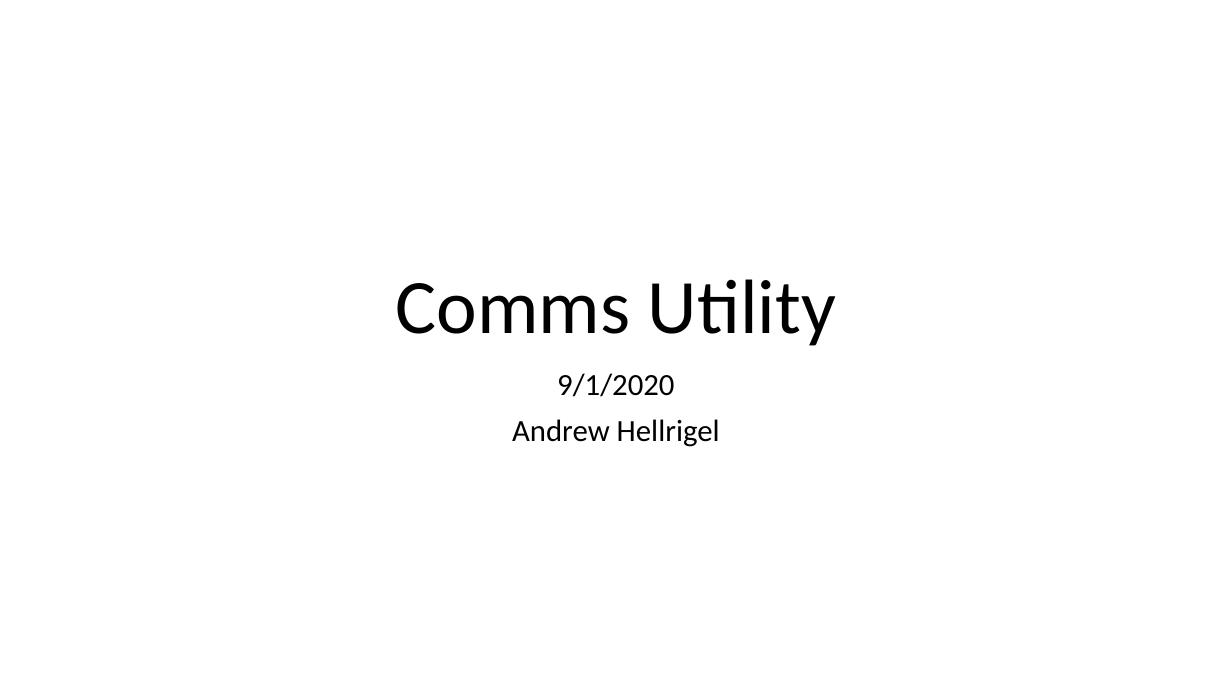
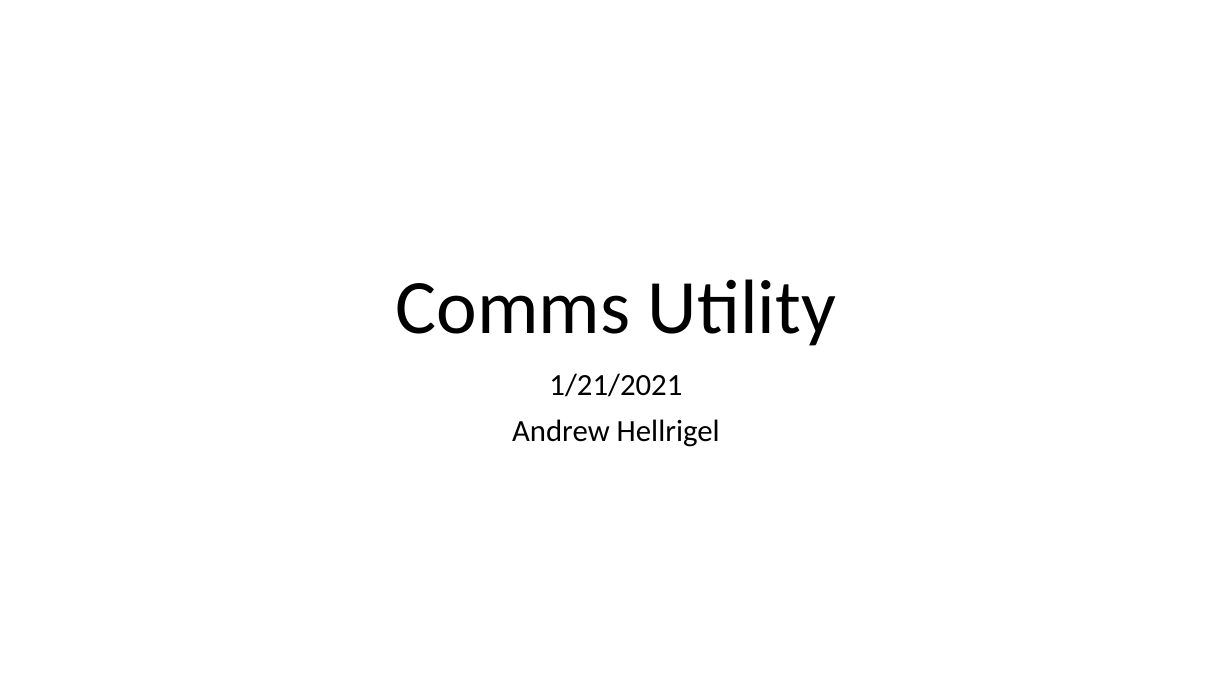
Before and after one commit to Georgia-Tech-Off-Road/DAQ, a slide deck: slide 1 of Lib/CommsUtility.pptx. Drawn at 1232x693 pixels with LibreOffice and Linux fonts; fonts in the diff are those of the drawing. Boxes give left, top, right and bottom in pixels: in the first picture for what was removed or moved away, otherwise in the second. Text is boxed around its words. In the diff, an @@ line names an element or a change of style, - is before the commit and + after.

```diff
--- a/Lib/CommsUtility.pptx
+++ b/Lib/CommsUtility.pptx
@@ subtitle at (x1=549, y1=373, x2=682, y2=397): text changed @@
-9/1/2020
+1/21/2021
```
Also in this commit, not shown: 2 other slides changed.
